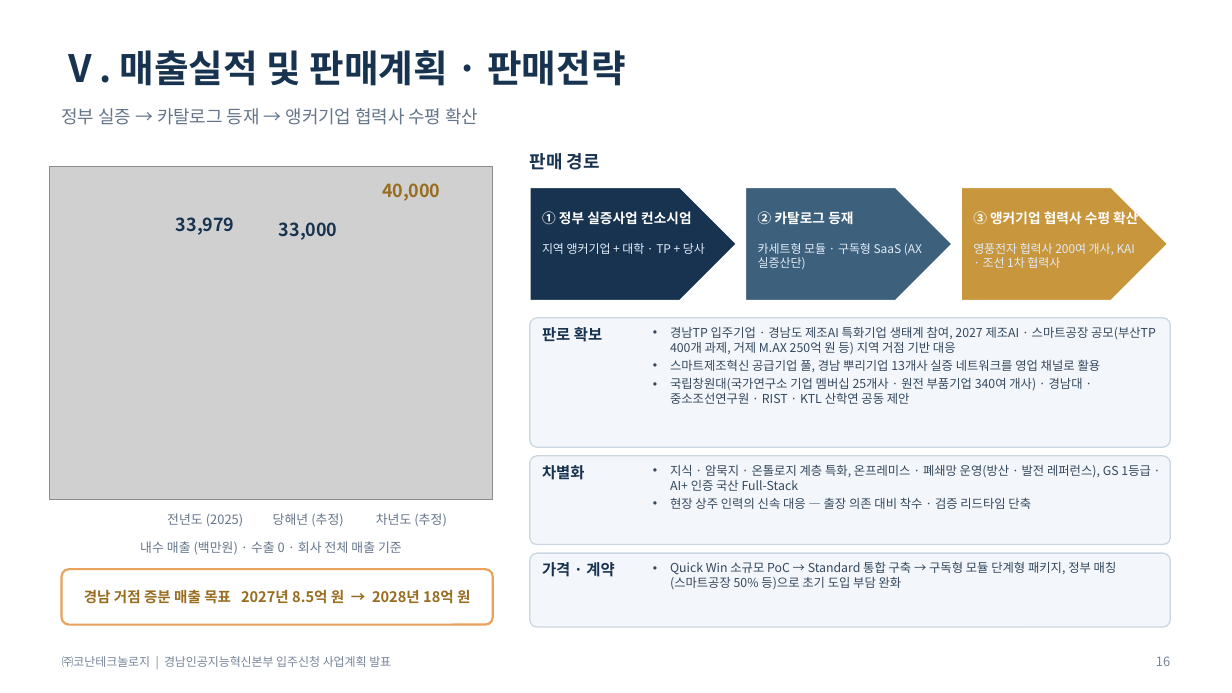
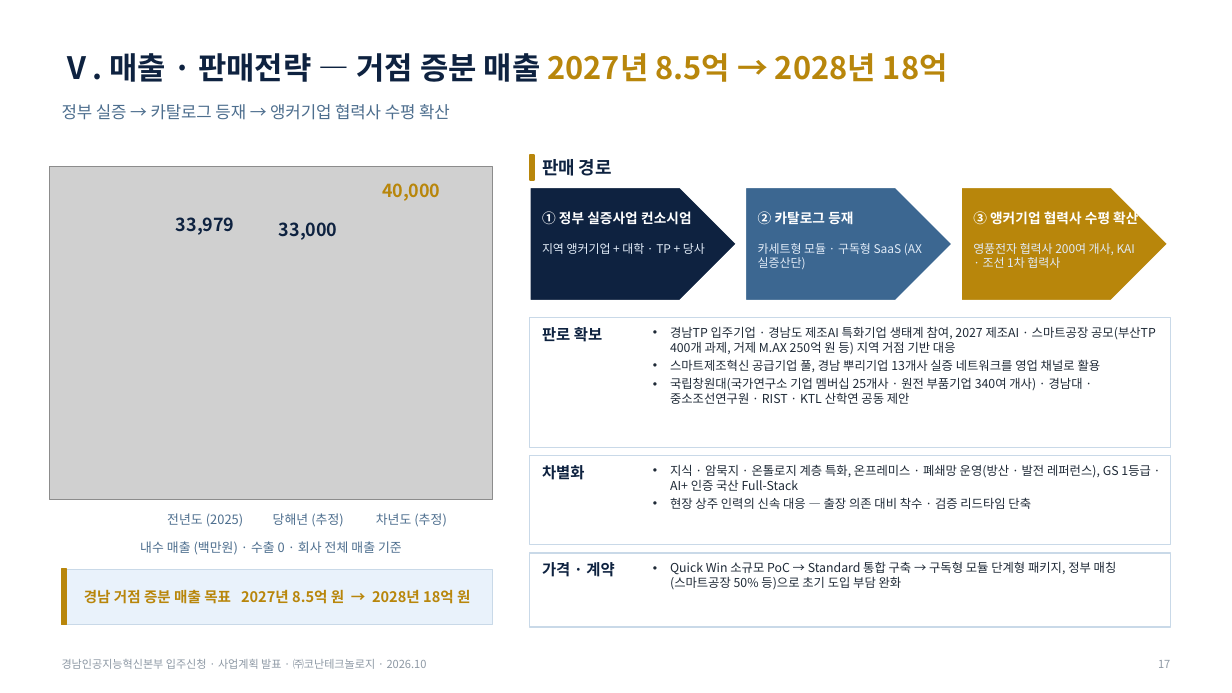
Before and after one commit to Jacob-Yeom/claude, a slide deck: slide 17 of deliverables/gyeongnam_tp_pitch/Konan_GyeongnamAI_Tenancy_Pitch_15min.pptx (slide 16 before the commit). Drawn at 1232x693 pixels with LibreOffice and Linux fonts; fonts in the diff are those of the drawing; grey boxes stand for pictures. Boxes give left, top, right and bottom in pixels: in the first picture for what was removed or moved away, otherwise in the second. Text is boxed around its words. In the diff, an @@ line names an element or a change of style, - is before the commit and + after.

```diff
--- a/deliverables/gyeongnam_tp_pitch/Konan_GyeongnamAI_Tenancy_Pitch_15min.pptx
+++ b/deliverables/gyeongnam_tp_pitch/Konan_GyeongnamAI_Tenancy_Pitch_15min.pptx
@@ text at bbox=[62, 53, 948, 82]: text changed; size 22 to 18 pt; text colour #18334F to #B8860B @@
-Ⅴ. 매출실적 및 판매계획 · 판매전략
+Ⅴ. 매출 · 판매전략 — 거점 증분 매출 2027년 8.5억 → 2028년 18억
@@ text "정부 실증 → 카탈로그 등재 ..." at bbox=[62, 104, 450, 120]: size 10.5 to 9.8 pt, text colour #65768A to #4D6E8E @@
@@ rectangle added at bbox=[530, 155, 535, 180], fill #B8860B, outline #B8860B 1 pt @@
@@ text "판매 경로": place and size @@
-text "판매 경로" at bbox=[530, 153, 600, 170]
+text "판매 경로" at bbox=[542, 159, 612, 176]
@@ text "판매 경로" at bbox=[542, 159, 612, 176]: text colour #18334F to #0E2240; less space between paragraphs; vertical alignment top to middle @@
@@ text "40,000" at bbox=[382, 183, 440, 201]: text colour #986D20 to #B8860B @@
@@ pentagon arrow at bbox=[530, 187, 737, 301]: fill #18334F to #0E2240 @@
@@ pentagon arrow at bbox=[745, 187, 952, 301]: fill #3D617C to #3C6791 @@
@@ pentagon arrow at bbox=[961, 187, 1168, 301]: fill #C8963C to #B8860B @@
@@ rounded rectangle removed at bbox=[530, 318, 1170, 447] @@
@@ rectangle added at bbox=[530, 318, 1170, 447], fill #FFFFFF, outline #C9D9E8 0.75 pt @@
@@ rounded rectangle removed at bbox=[530, 456, 1170, 545] @@
@@ rectangle added at bbox=[530, 456, 1170, 545], fill #FFFFFF, outline #C9D9E8 0.75 pt @@
@@ text colour #65768A to #4D6E8E in 4 elements at bbox=[167, 513, 243, 527], bbox=[273, 513, 344, 527], bbox=[376, 513, 447, 527], bbox=[140, 541, 402, 555] @@
@@ rounded rectangle removed at bbox=[62, 569, 493, 625] @@
@@ rectangle added at bbox=[62, 569, 493, 625], fill #E9F2FB, outline #C9D9E8 0.75 pt @@
@@ rectangle added at bbox=[62, 569, 67, 625], fill #B8860B, outline #B8860B 1 pt @@
@@ text "경남 거점 증분 매출 목표 ..." at bbox=[84, 588, 470, 607]: text colour #986D20 to #B8860B @@
@@ rounded rectangle removed at bbox=[530, 553, 1170, 627] @@
@@ rectangle added at bbox=[530, 553, 1170, 627], fill #FFFFFF, outline #C9D9E8 0.75 pt @@
@@ text colour #18334F to #0E2240 in 5 elements at bbox=[176, 217, 234, 235], bbox=[279, 222, 337, 240], bbox=[542, 327, 602, 342], bbox=[542, 465, 585, 480], bbox=[542, 562, 614, 577] @@
@@ text colour #34485E to #1F2A37 in 3 elements at bbox=[670, 326, 1156, 404], bbox=[670, 464, 1151, 509], bbox=[670, 561, 1117, 590] @@
@@ text at bbox=[62, 659, 427, 669]: text changed; size 7 to 6.5 pt; text colour #77869A to #8E99A5 @@
-㈜코난테크놀로지 | 경남인공지능혁신본부 입주신청 사업계획 발표
+경남인공지능혁신본부 입주신청 · 사업계획 발표 · ㈜코난테크놀로지 · 2026.10
@@ text removed at bbox=[1156, 656, 1170, 666] @@
-16
@@ text added at bbox=[1158, 660, 1170, 668], 6.5 pt, text #8E99A5 @@
+17
```
Also in this commit, not shown: 17 other slides changed, 2 slides added, 1 slide removed, 3 other files.
